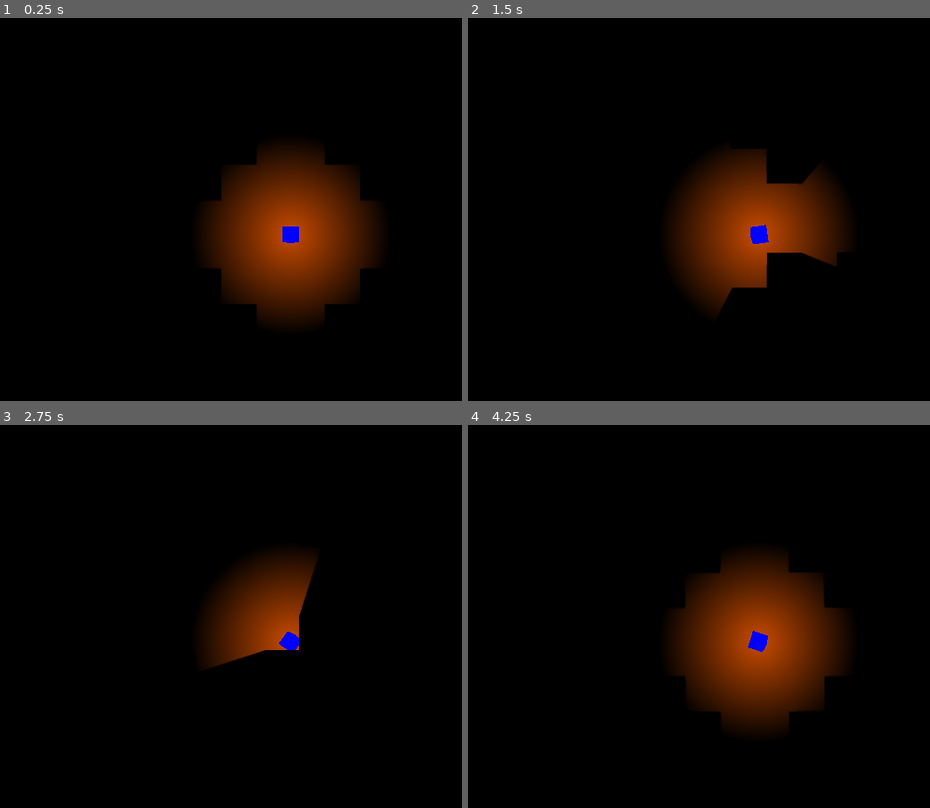
Above: before the commit, frames 1-4 (two rows, left to right).
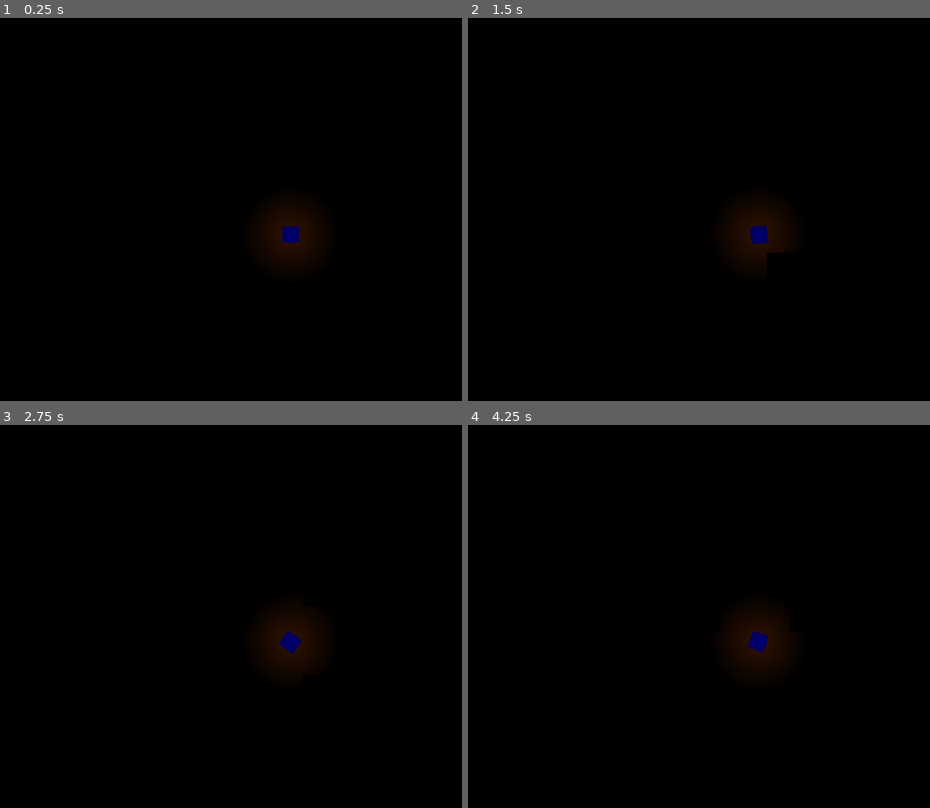
Above: after the commit, the same moments.

Repository: OwenTheBell/Torch
Game: Godot game, scene res://Environment/world.tscn
Same seed, same stepped clock (60 frames per second), same inputs: the game is played once before the commit and once after it.
Inputs (mouse positions are in pixels of both pictures, inside the frame that each line leads up to):
- Up to frame 1 (0.25 s): no input
- Up to frame 2 (1.5 s): tap Enter at 0.5 s; move the mouse to (911, 213) at 0.52 s; hold D (Right) 0.53-1.28 s; hold Space (Interact) 0.53-1.28 s; move the mouse to (620, 255) at 1.27 s; hold S (Down) from 1.28 s (still down); tap Space (Interact) at 1.35 s
- Up to frame 3 (2.75 s): tap R (restart) at 2 s; move the mouse to (360, 547) at 2.02 s; release S (Down) at 2.03 s; hold D (Right) from 2.03 s (still down); hold Space (Interact) from 2.03 s (still down); click (360, 547) at 2.1 s
- Up to frame 4 (4.25 s): tap R (restart) at 2.75 s; move the mouse to (722, 727) at 2.77 s; release D (Right) at 2.78 s; release Space (Interact) at 2.78 s; hold W (Up) 2.78-3.53 s; tap Space (Interact) at 2.85 s; move the mouse to (outside the picture) at 3.52 s; hold A (Left) from 3.53 s (still down); hold Space (Interact) from 3.53 s (still down)

The runs differ from the first frame. In frame 1, 13% of the frame differs, in the area x 43-83%, y 33-80%; in frame 2, 10%; in frame 3, 5.6%; in frame 4, 13%.

Commit message:
Remove and ignite collected torches

Diff:
--- a/Interaction/InteractExecuter.gd
+++ b/Interaction/InteractExecuter.gd
@@ -1,26 +1,37 @@
 class_name InteractExecuter extends Node
 
 @export var hold_time: float
+@export var tick_on_hold: bool
 
-var receivers: Array[InteractReceiver]
+var receivers: Array[Node]
 var elapsed_hold: float = 0
 
+var executing = false
+
 func _process(delta):
-  if Input.is_action_pressed("Interact") and receivers.size() > 0:
+  if Input.is_action_just_pressed("Interact") and not executing and receivers.size() > 0:
+    executing = true
+  if Input.is_action_pressed("Interact") and executing:
     elapsed_hold += delta
+    TickControl.send_tick()
     if elapsed_hold >= hold_time:
-      receivers[receivers.size() - 1].on_interact.emit()
+      receivers[receivers.size() - 1].interact()
       elapsed_hold = 0
+      executing = false
 
 
 func _on_body_entered(body):
   if body.has_node("InteractReceiver"):
-    receivers.append(body.get_node("InteractReceiver") as InteractReceiver)
+    add_receiver(body.get_node("InteractReceiver"))
 
 
 func _on_body_exited(body):
   if body.has_node("InteractReceiver"):
-    var node = body.get_node("InteractReceiver") as InteractReceiver
+    var node = body.get_node("InteractReceiver")
     var index = receivers.find(node)
     if index >= 0:
       receivers.remove_at(index)
+
+
+func add_receiver(receiver: Node):
+  receivers.append(receiver)
--- a/Interaction/InteractReceiver.gd
+++ b/Interaction/InteractReceiver.gd
@@ -1,3 +1,6 @@
 class_name InteractReceiver extends Node
 
 signal on_interact
+
+func interact():
+  on_interact.emit()
--- a/Interaction/PickupAction.gd
+++ b/Interaction/PickupAction.gd
@@ -1,4 +1,6 @@
 class_name PickupAction extends Node
+
+signal on_pickup
 
 func on_interact():
   Inventory.pickup(get_parent())
--- a/Inventory.gd
+++ b/Inventory.gd
@@ -14,13 +14,16 @@
 
 func pickup(node: Node2D):
   held_nodes.append(node)
-  print("picked up " + node.name)
+  node.visible = false
+  node.process_mode = Node.PROCESS_MODE_DISABLED
 
 
-func get_next_node(node: Node2D):
+func get_next_node():
   if held_nodes.size() > 0:
-    node = held_nodes[0]
+    var node = held_nodes[0]
     held_nodes.remove_at(0)
-    return true
+    node.visible = true
+    node.process_mode = Node.PROCESS_MODE_INHERIT
+    return node
   else:
-    return false
+    return null
--- a/Player/Lights/TorchLightSource.gd
+++ b/Player/Lights/TorchLightSource.gd
@@ -17,22 +17,30 @@
   remaining_time = duration
   starting_scale = scale
   starting_energy = energy
+  extinguish()
 
 
 func on_tick(delta):
   if not is_lit:
     return
   remaining_time -= delta
+  update_light()
+
+
+func ignite():
+  is_lit = true
+  update_light()
+
+
+func extinguish():
+  is_lit = false
+  energy = 0
+  scale = Vector2.ZERO
+  on_extinguish.emit()
+
+
+func update_light():
   var percent_radius = (1 - minimum_radius) * (remaining_time / duration) + minimum_radius
   scale = starting_scale * percent_radius
   var percent_energy = (1 - minimum_light) * (remaining_time / duration) + minimum_light
   energy = starting_energy * percent_energy
-
-
-func ignite():
-  is_lit = true
-
-
-func extinguish():
-  is_lit = false
-  on_extinguish.emit()
--- /dev/null
+++ b/Player/Lights/decaying_torch_light.tscn
@@ -0,0 +1,43 @@
+[gd_scene load_steps=6 format=3 uid="uid://c06huod6isw3j"]
+
+[ext_resource type="Script" path="res://Player/Lights/TorchLightSource.gd" id="1_fq8e7"]
+
+[sub_resource type="Gradient" id="Gradient_ndpbp"]
+offsets = PackedFloat32Array(0, 0.687356)
+colors = PackedColorArray(0.90172, 0.90172, 0.90172, 1, 0, 0, 0, 1)
+
+[sub_resource type="GradientTexture2D" id="GradientTexture2D_5y05d"]
+gradient = SubResource("Gradient_ndpbp")
+width = 512
+height = 512
+fill = 1
+fill_from = Vector2(0.5, 0.5)
+
+[sub_resource type="CircleShape2D" id="CircleShape2D_yg54r"]
+radius = 256.0
+
+[sub_resource type="CircleShape2D" id="CircleShape2D_dmgnq"]
+radius = 206.0
+
+[node name="TorchLight" type="PointLight2D"]
+energy = 2.0
+texture = SubResource("GradientTexture2D_5y05d")
+texture_scale = 1.5
+script = ExtResource("1_fq8e7")
+duration = 5.0
+minimum_light = 0.0
+minimum_radius = 0.5
+
+[node name="Outer ring area" type="Area2D" parent="."]
+collision_layer = 16
+collision_mask = 0
+
+[node name="CollisionShape2D" type="CollisionShape2D" parent="Outer ring area"]
+shape = SubResource("CircleShape2D_yg54r")
+
+[node name="Inner ring area" type="Area2D" parent="."]
+collision_layer = 32
+collision_mask = 0
+
+[node name="CollisionShape2D" type="CollisionShape2D" parent="Inner ring area"]
+shape = SubResource("CircleShape2D_dmgnq")
--- /dev/null
+++ b/Player/TorchHolder.gd
@@ -0,0 +1,27 @@
+class_name TorchHolder extends Node2D
+
+@export var default_light: PointLight2D
+
+var held_torch: Node2D
+
+
+# Called when the node enters the scene tree for the first time.
+func _ready():
+  get_parent().get_node("InteractExecuter").add_receiver(self)
+
+
+# Called every frame. 'delta' is the elapsed time since the previous frame.
+func _process(delta):
+  pass
+
+
+func interact():
+  var torch = Inventory.get_next_node()
+  if is_instance_valid(torch):
+    torch.get_parent().remove_child(torch)
+    add_child(torch)
+    torch.position = Vector2.ZERO
+    torch.propagate_call("ignite")
+    held_torch = torch
+  else:
+    print("inventory is empty")
--- a/Player/player.tscn
+++ b/Player/player.tscn
@@ -1,11 +1,9 @@
-[gd_scene load_steps=12 format=3 uid="uid://be2f5ipwiihn5"]
+[gd_scene load_steps=10 format=3 uid="uid://be2f5ipwiihn5"]
 
 [ext_resource type="Script" path="res://Player/PlayerMovement.gd" id="1_w3c8f"]
-[ext_resource type="PackedScene" uid="uid://c1msdhh413ae6" path="res://Player/Lights/torch light.tscn" id="2_4n5j0"]
-[ext_resource type="Script" path="res://Player/Lights/Torch Thrower.gd" id="3_4im1u"]
-[ext_resource type="PackedScene" uid="uid://dgmd3nm5txpqh" path="res://Player/Lights/torch.tscn" id="4_n8h6s"]
+[ext_resource type="Script" path="res://Player/TorchHolder.gd" id="5_2xtvf"]
 [ext_resource type="Script" path="res://Time Control/SendTickOnMove.gd" id="5_m872l"]
-[ext_resource type="Script" path="res://Player/InteractExecuter.gd" id="6_l8nei"]
+[ext_resource type="Script" path="res://Interaction/InteractExecuter.gd" id="6_ypl7j"]
 
 [sub_resource type="CircleShape2D" id="CircleShape2D_wjg20"]
 radius = 64.0
@@ -59,15 +57,11 @@
 [node name="Camera2D" type="Camera2D" parent="."]
 zoom = Vector2(0.75, 0.75)
 
-[node name="Torch Thrower" type="Node2D" parent="." node_paths=PackedStringArray("held_light", "mini_light")]
-script = ExtResource("3_4im1u")
-torch = ExtResource("4_n8h6s")
-held_light = NodePath("torch light")
-mini_light = NodePath("mini light")
+[node name="TorchHolder" type="Node2D" parent="." node_paths=PackedStringArray("default_light")]
+script = ExtResource("5_2xtvf")
+default_light = NodePath("mini light")
 
-[node name="torch light" parent="Torch Thrower" instance=ExtResource("2_4n5j0")]
-
-[node name="mini light" type="PointLight2D" parent="Torch Thrower"]
+[node name="mini light" type="PointLight2D" parent="TorchHolder"]
 energy = 0.5
 shadow_enabled = true
 shadow_filter = 1
@@ -80,7 +74,7 @@
 script = ExtResource("5_m872l")
 
 [node name="InteractExecuter" type="Node" parent="."]
-script = ExtResource("6_l8nei")
+script = ExtResource("6_ypl7j")
 hold_time = 1.0
 
 [connection signal="body_entered" from="Hit Box" to="." method="_on_hit_box_body_entered"]
--- a/Time Control/TickReceiver.gd
+++ b/Time Control/TickReceiver.gd
@@ -1,12 +1,19 @@
 class_name TickReceiver extends Node
 
 
-# Called when the node enters the scene tree for the first time.
-func _ready():
+func _enter_tree():
+	connect_to_tick()
+
+
+func _exit_tree():
+	disconnect_from_tick()
+
+
+func connect_to_tick():
 	TickControl.tick.connect(receive_tick)
 
 
-func _exit_tree():
+func disconnect_from_tick():
 	TickControl.tick.disconnect(receive_tick)
 
 
